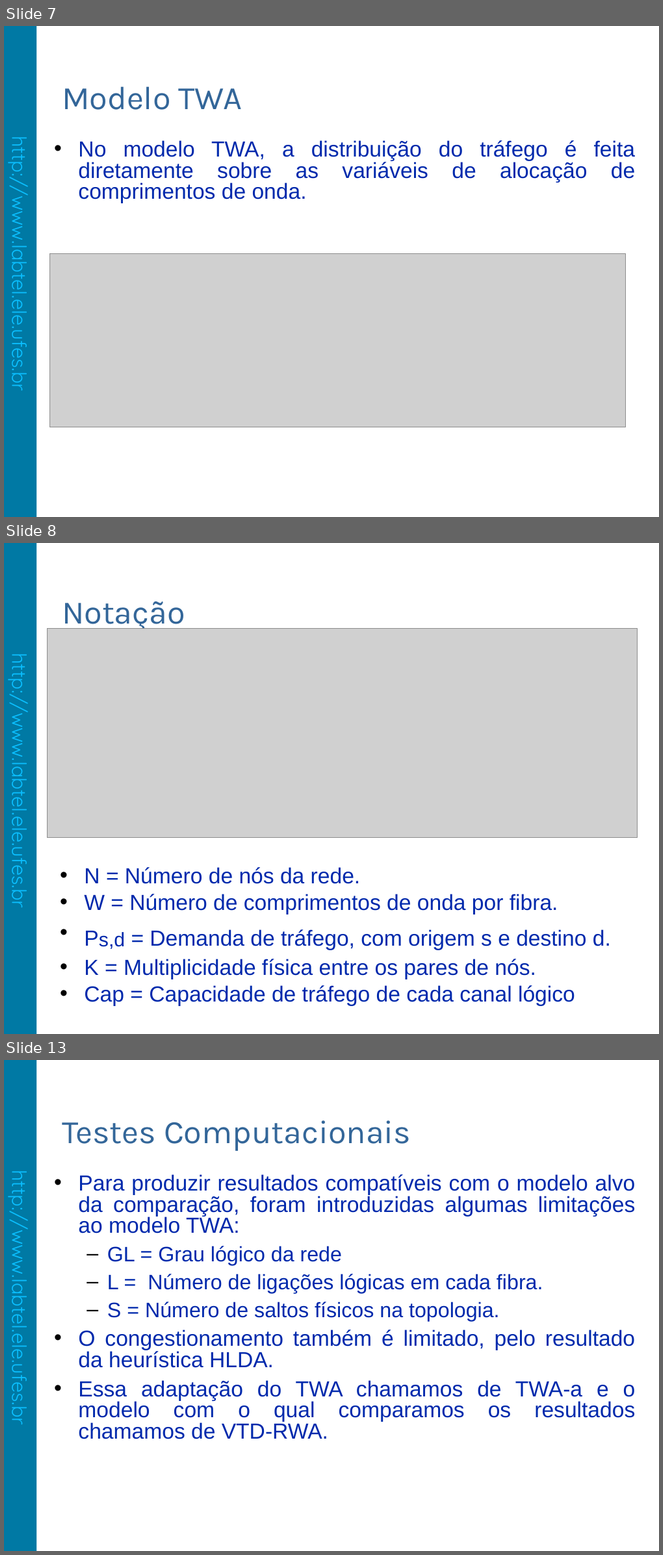
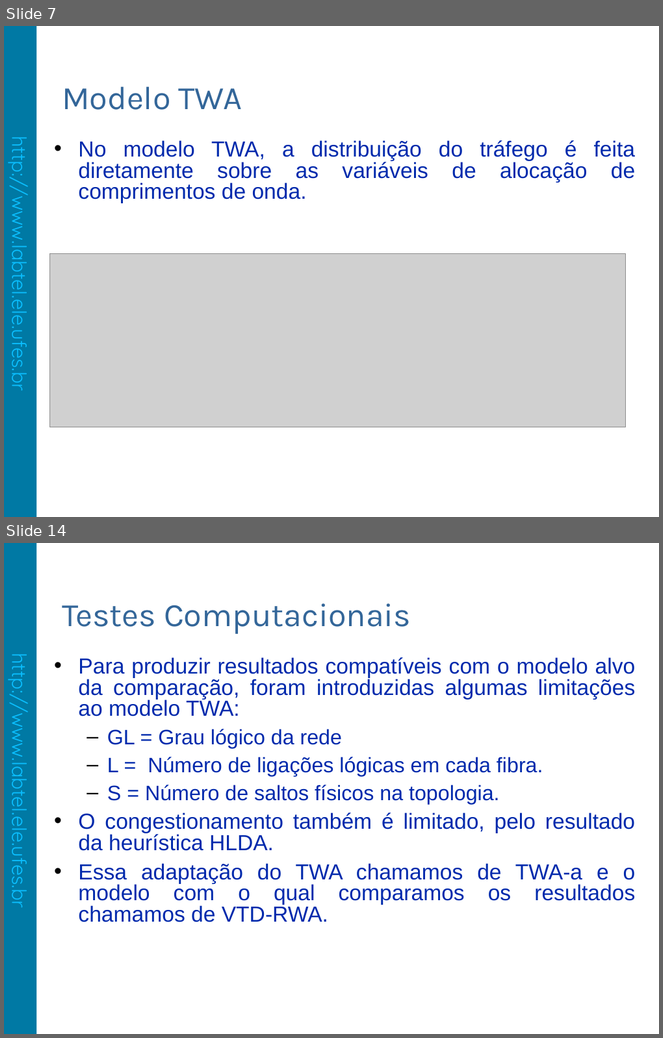
Before and after one commit to fabiolimath/twa, a slide deck: dissertacao/apresentacao/FabioLima-Apresentacao.odp. Shown one above the other, each under a label of ours: slides 7, 8 and 13 before the commit, slides 7 and 14 after it; the slides between them are not shown. The pictures are 663x1555 and 663x1038 pixels, drawn with LibreOffice and Linux fonts; fonts in the diff are those of the drawing; grey boxes stand for pictures; background and template pictures are left out. Boxes give left, top, right and bottom in pixels: in the first picture for what was removed or moved away, otherwise in the second. Text is boxed around its words. In the diff, an @@ line names an element or a change of style, - is before the commit and + after.

```diff
--- a/dissertacao/apresentacao/FabioLima-Apresentacao.odp
+++ b/dissertacao/apresentacao/FabioLima-Apresentacao.odp
@@ slide 8 removed at box(4, 543, 659, 1034), background #FFFFFF; not listed: 2 template elements that a slide beside it also shows @@
@@ title removed at box(62, 601, 185, 632) @@
-Notação
@@ picture removed at box(48, 628, 638, 838) @@
@@ text removed at box(84, 867, 611, 1006) @@
-• N = Número de nós da rede.
-• W = Número de comprimentos de onda por fibra.
-• Ps,d = Demanda de tráfego, com origem s e destino d.
-• K = Multiplicidade física entre os pares de nós.
-• Cap = Capacidade de tráfego de cada canal lógico
@@ what was slide 13 is now slide 14 @@
```
Also in this commit, not shown: 12 slides added, 4 other slides removed, 10 other files.
